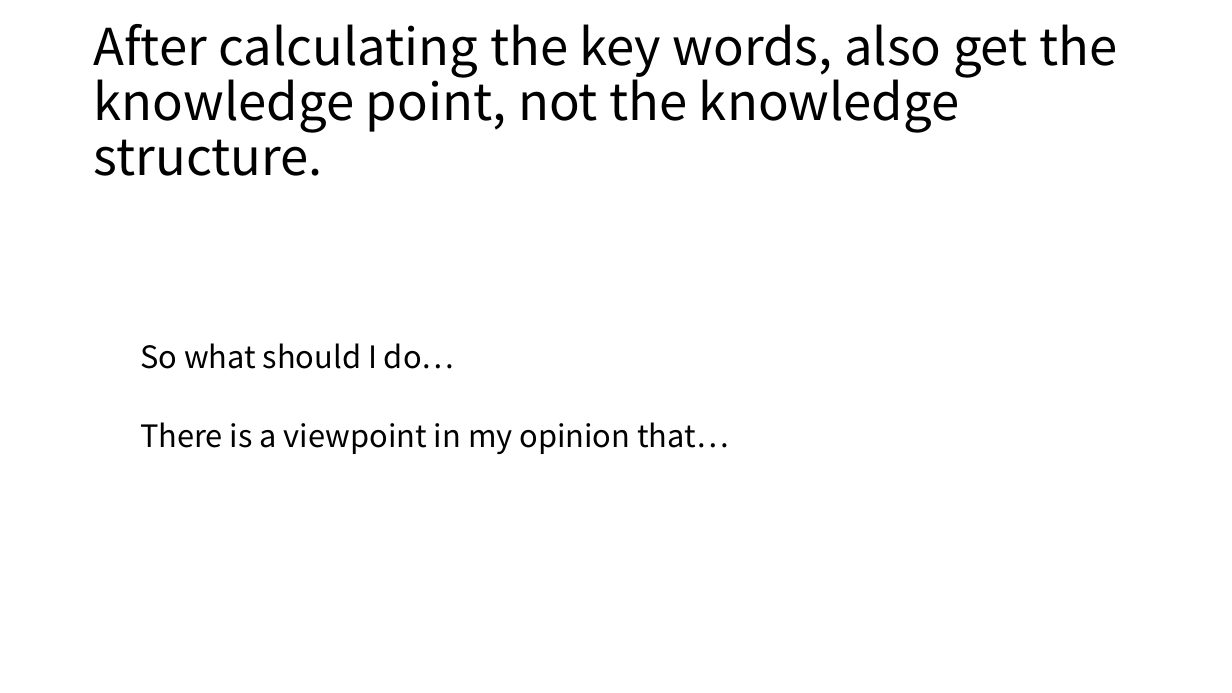
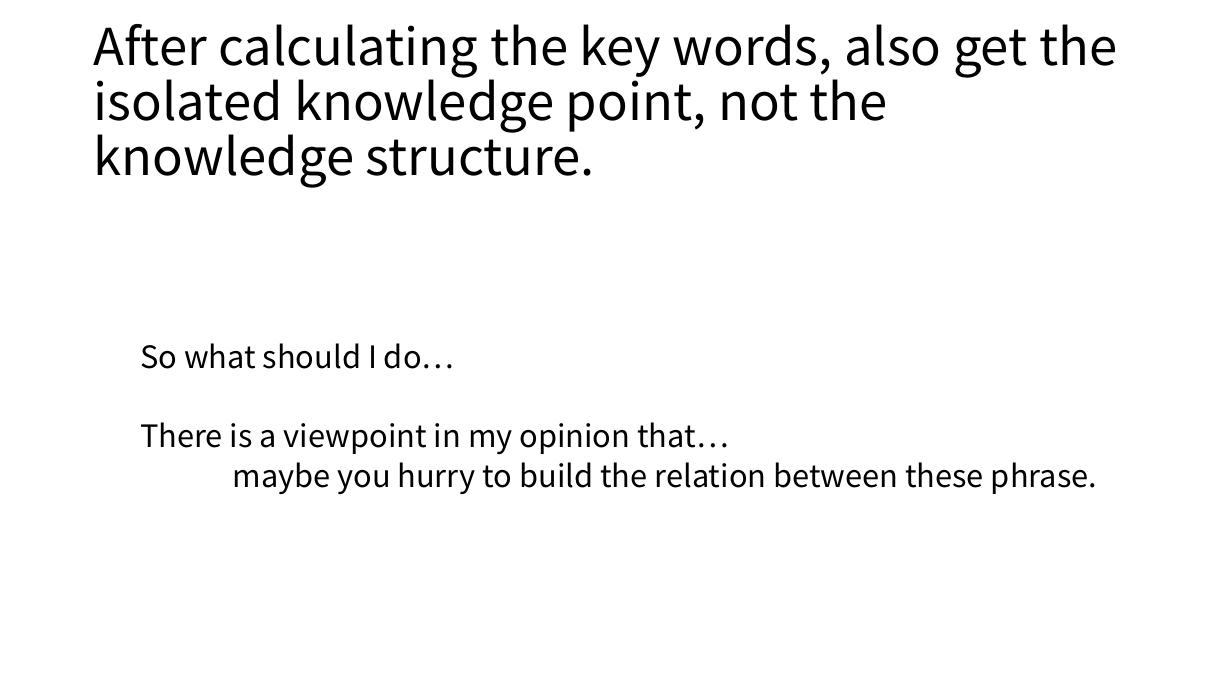
Before and after one commit to zicheng-pan/python-requestforlagou, a slide deck: slide 7 of New Microsoft PowerPoint 演示文稿.pptx (slide 6 before the commit). Drawn at 1232x693 pixels with LibreOffice and Linux fonts; fonts in the diff are those of the drawing. Boxes give left, top, right and bottom in pixels: in the first picture for what was removed or moved away, otherwise in the second. Text is boxed around its words. In the diff, an @@ line names an element or a change of style, - is before the commit and + after.

```diff
--- a/New Microsoft PowerPoint 演示文稿.pptx
+++ b/New Microsoft PowerPoint 演示文稿.pptx
@@ title at box(94, 24, 1117, 188): text changed @@
-After calculating the key words, also get the
-knowledge point, not the knowledge structure.
+After calculating the key words, also get the isolated knowledge point, not the knowledge structure.
@@ text at box(233, 462, 1097, 494): paragraph added @@
+  maybe you hurry to build the relation between these phrase.
```
Also in this commit, not shown: 5 other slides changed, 2 slides added.
